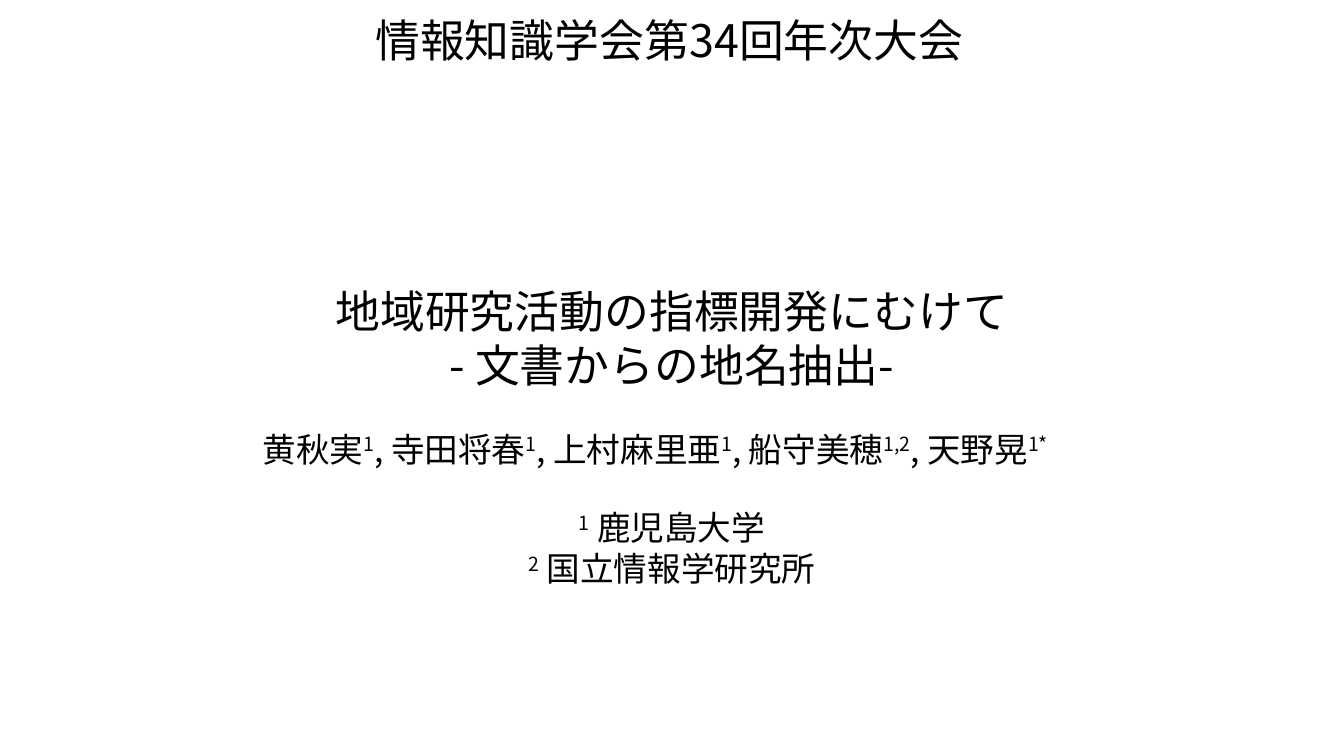
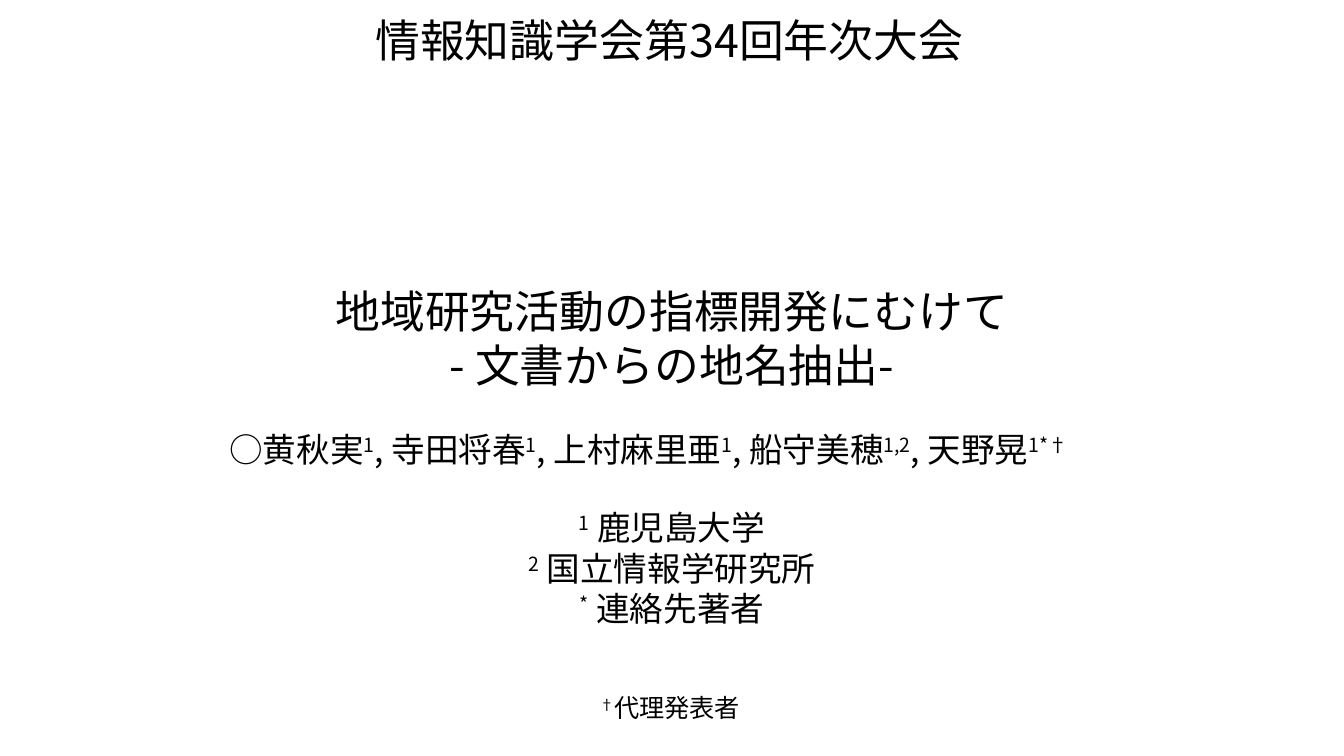
Before and after one commit to kouamano/nihongo-region-name-extract, a slide deck: slide 1 of jsik2026taikai.pptx. Drawn at 1344x756 pixels with LibreOffice and Linux fonts; fonts in the diff are those of the drawing. Boxes give left, top, right and bottom in pixels: in the first picture for what was removed or moved away, otherwise in the second. Text is boxed around its words. In the diff, an @@ line names an element or a change of style, - is before the commit and + after.

```diff
--- a/jsik2026taikai.pptx
+++ b/jsik2026taikai.pptx
@@ text at <box>229,433,1067,465</box>: text changed @@
-黄秋実1, 寺田将春1, 上村麻里亜1, 船守美穂1,2, 天野晃1*
+○黄秋実1, 寺田将春1, 上村麻里亜1, 船守美穂1,2, 天野晃1*†
@@ text at <box>596,592,764,624</box>: paragraph added @@
+* 連絡先著者
@@ text added at <box>614,695,740,719</box>, 18 pt, text #000000 @@
+†代理発表者
```
Also in this commit, not shown: 7 other slides changed, 1 slide added.
